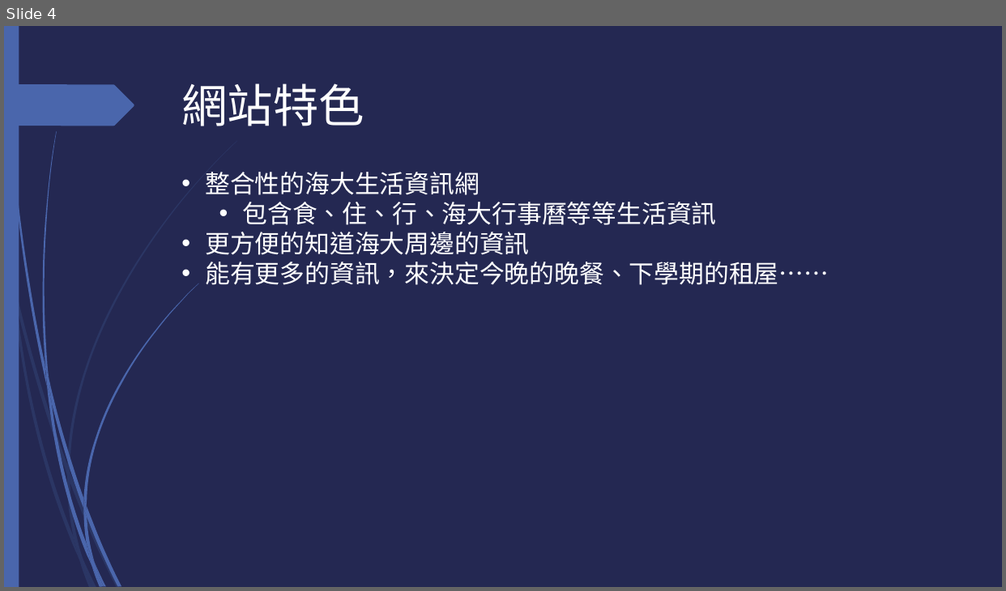
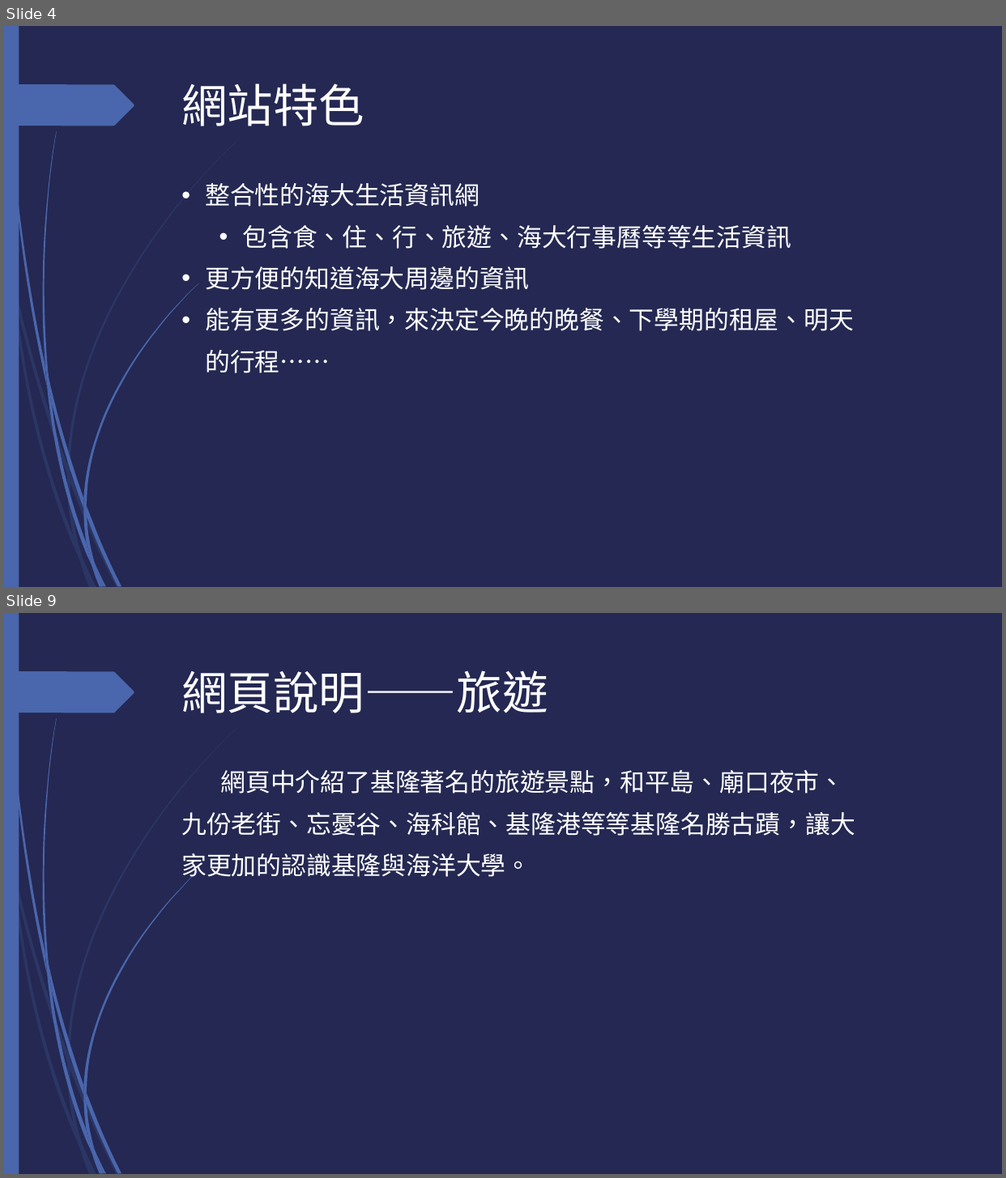
Before and after one commit to aaron850426/aaron850426.github.io, a slide deck: document.pptx. Shown one above the other, each under a label of ours: slide 4 before the commit, slides 4 and 9 after it; the slides between them are not shown. The pictures are 1006x591 and 1006x1178 pixels, drawn with LibreOffice and Linux fonts; fonts in the diff are those of the drawing. Boxes give left, top, right and bottom in pixels: in the first picture for what was removed or moved away, otherwise in the second. Text is boxed around its words. In the diff, an @@ line names an element or a change of style, - is before the commit and + after.

```diff
--- a/document.pptx
+++ b/document.pptx
@@ slide 9 added at [4,613,1002,1174], background #242852; not listed: 24 template elements that a slide beside it also shows @@
@@ title added at [182,671,548,713], 44 pt, text #FFFFFF @@
+網頁說明――旅遊
@@ text added at [181,770,855,882], 24 pt, text #FFFFFF @@
+網頁中介紹了基隆著名的旅遊景點，和平島、廟口夜市、九份老街、忘憂谷、海科館、基隆港等等基隆名勝古蹟，讓大家更加的認識基隆與海洋大學。
@@ slide 4 changed as well @@
@@ text at [205,183,529,290]: line spacing 1 to 40pt @@
@@ text at [242,225,791,249]: text changed @@
-  • 包含食、住、行、海大行事曆等等生活資訊
+  • 包含食、住、行、旅遊、海大行事曆等等生活資訊
@@ text at [205,308,854,373]: text changed @@
-• 能有更多的資訊，來決定今晚的晚餐、下學期的租屋……
+• 能有更多的資訊，來決定今晚的晚餐、下學期的租屋、明天的行程……
```
Also in this commit, not shown: 5 other slides changed, 6 other slides added, 16 other files.
